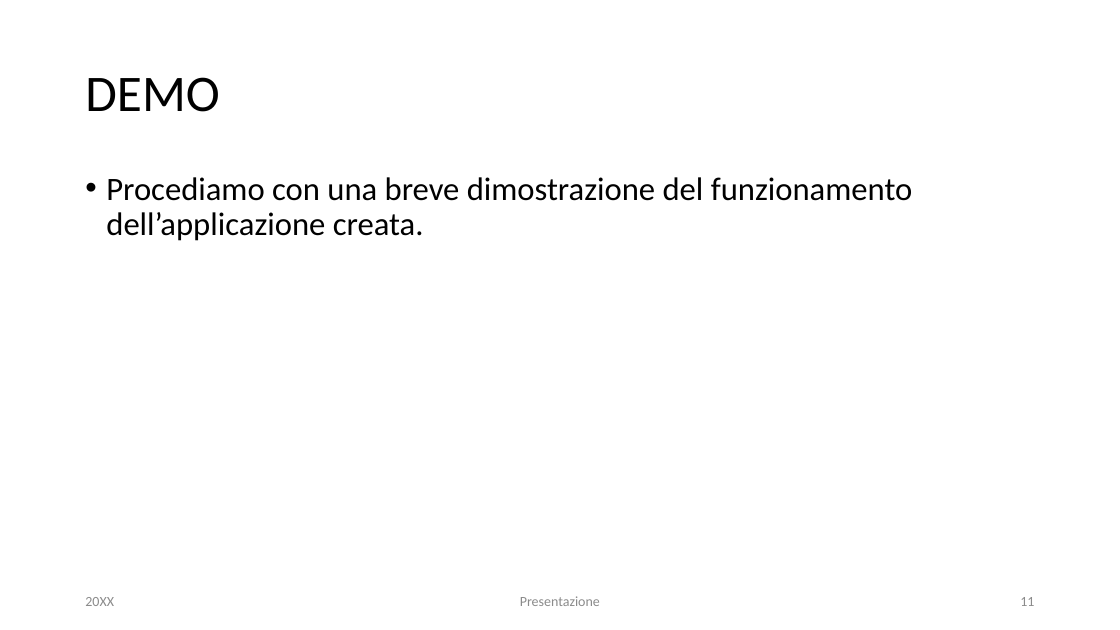
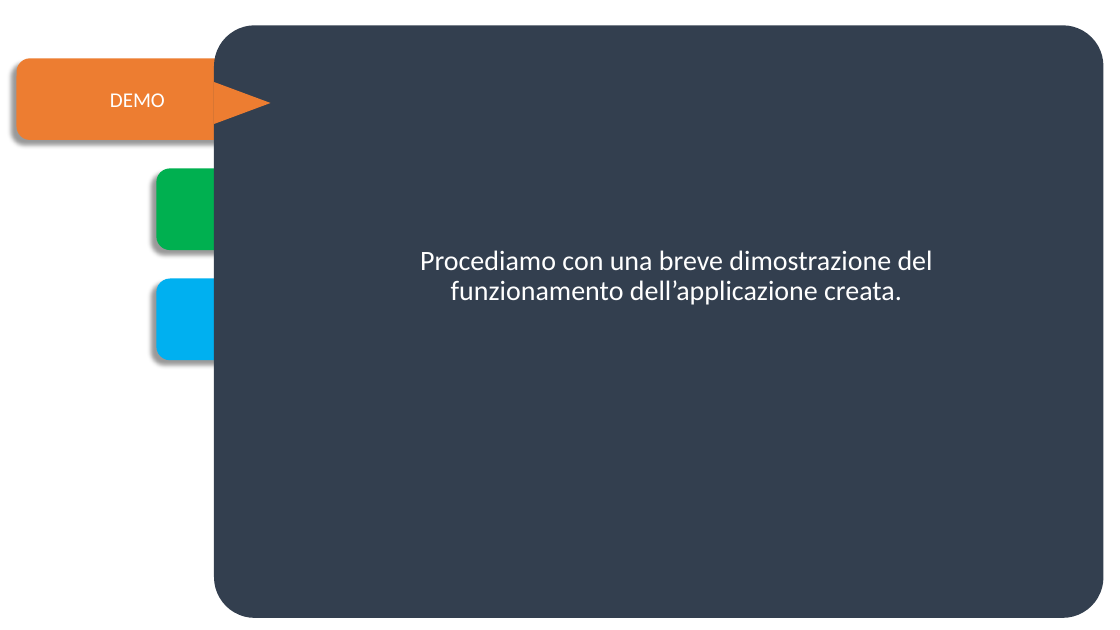
Before and after one commit to FilippoBolis/MED_Progetto_Ing_Software_23_24, a slide deck: slide 11 of MED/doc/Presentazione M.E.D.pptx. Drawn at 1120x630 pixels with LibreOffice and Linux fonts; fonts in the diff are those of the drawing. Boxes give left, top, right and bottom in pixels: in the first picture for what was removed or moved away, otherwise in the second. Text is boxed around its words. In the diff, an @@ line names an element or a change of style, - is before the commit and + after.

```diff
--- a/MED/doc/Presentazione M.E.D.pptx
+++ b/MED/doc/Presentazione M.E.D.pptx
@@ rounded rectangle added at <box>214,25,1104,618</box>, fill #333F50 @@
@@ rounded rectangle "DEMO": place and size @@
-rounded rectangle "DEMO" at <box>85,77,219,112</box>
+rounded rectangle "DEMO" at <box>17,58,259,139</box>
@@ rounded rectangle "DEMO" at <box>17,58,259,139</box>: size 44 to 18 pt, text colour #000000 to #FFFFFF; alignment left to centre; line spacing 0.9 to 1; fill none to #ED7D31; shadow on @@
@@ triangle added at <box>214,82,270,124</box>, fill #ED7D31 @@
@@ rounded rectangle added at <box>156,169,398,250</box>, fill #00B050 @@
@@ text "Procediamo con una breve dimostrazione ...": place and size @@
-text "Procediamo con una breve dimostrazione ..." at <box>106,177,912,241</box>
+text "Procediamo con una breve dimostrazione ..." at <box>420,250,933,305</box>
@@ text "Procediamo con una breve dimostrazione ..." at <box>420,250,933,305</box>: size 28 to 24 pt, text colour #000000 to #FFFFFF; alignment left to centre; bullet • to none @@
@@ rounded rectangle added at <box>156,279,398,360</box>, fill #00B0F0 @@
@@ text removed at <box>85,597,114,606</box> @@
-20XX
@@ text removed at <box>520,596,600,606</box> @@
-Presentazione
@@ page number removed at <box>1020,597,1034,606</box> @@
-11
```
Also in this commit, not shown: 12 other slides changed.
